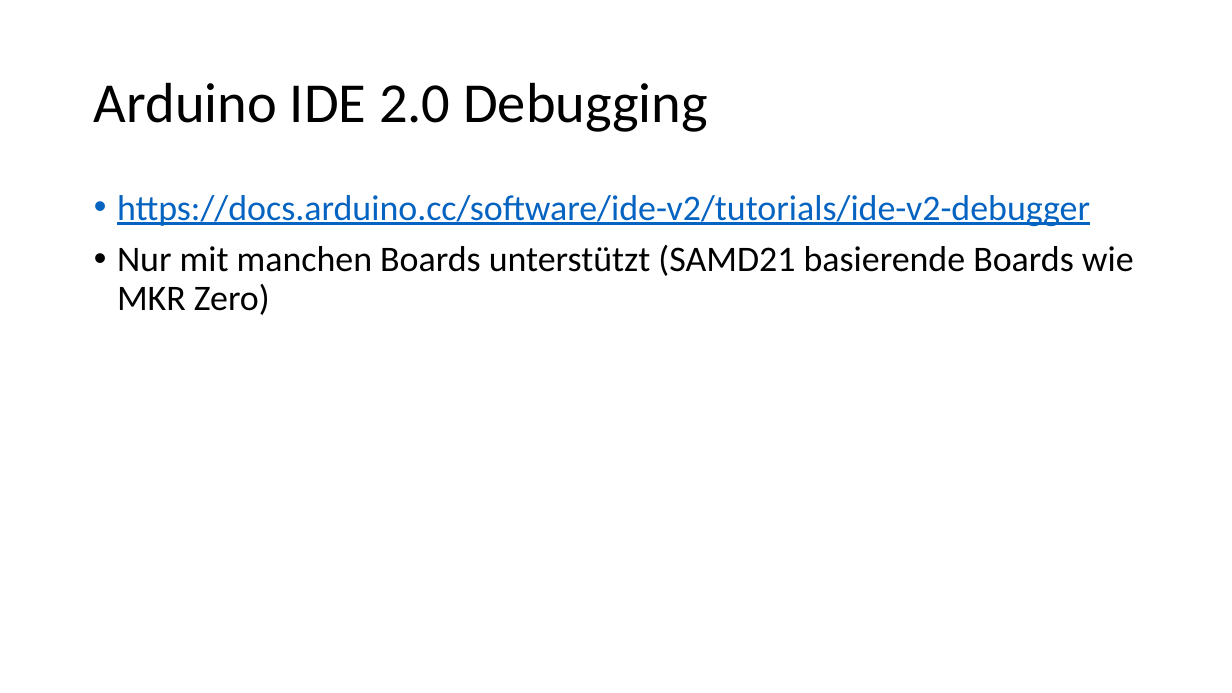
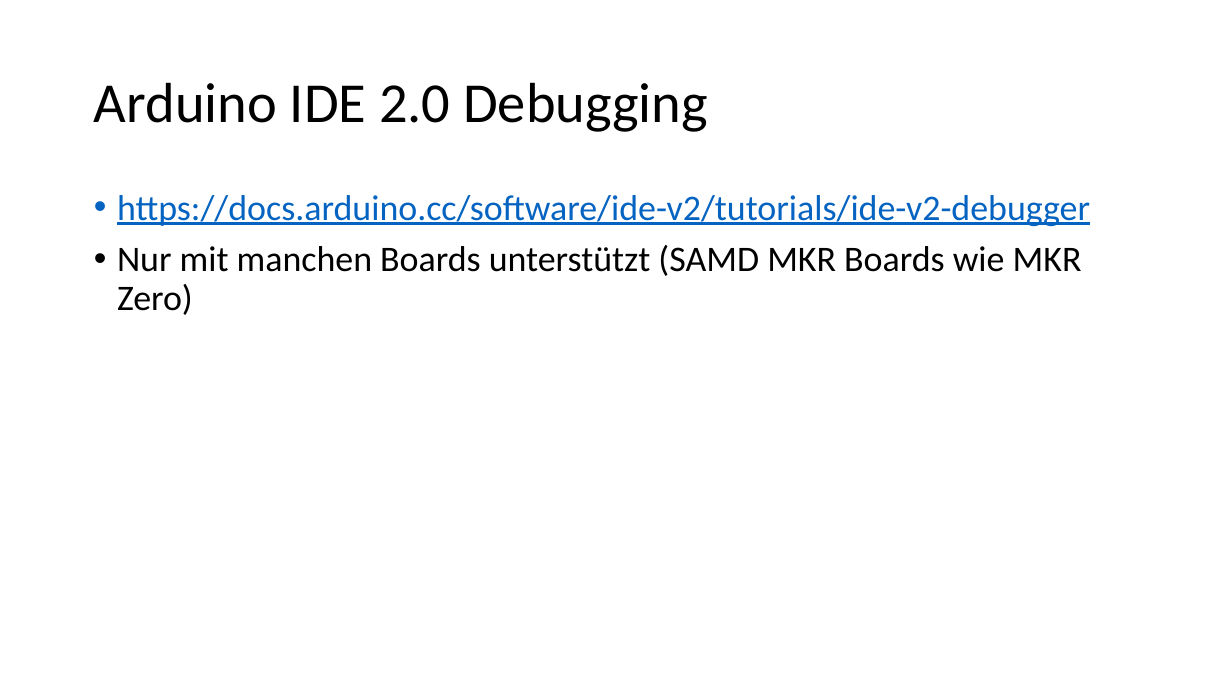
Before and after one commit to IT-folks/Arduino-Sensorkit-Deutsch, a slide deck: slide 11 of Folien/Exkurs_Fehlersuche.pptx (slide 8 before the commit). Drawn at 1232x693 pixels with LibreOffice and Linux fonts; fonts in the diff are those of the drawing. Boxes give left, top, right and bottom in pixels: in the first picture for what was removed or moved away, otherwise in the second. Text is boxed around its words. In the diff, an @@ line names an element or a change of style, - is before the commit and + after.

```diff
--- a/Folien/Exkurs_Fehlersuche.pptx
+++ b/Folien/Exkurs_Fehlersuche.pptx
@@ text at box(117, 245, 1082, 315): text changed @@
-• Nur mit manchen Boards unterstützt (SAMD21 basierende Boards wie MKR Zero)
+• Nur mit manchen Boards unterstützt (SAMD MKR Boards wie MKR Zero)
```
Also in this commit, not shown: 1 other slide changed, 3 slides added.
